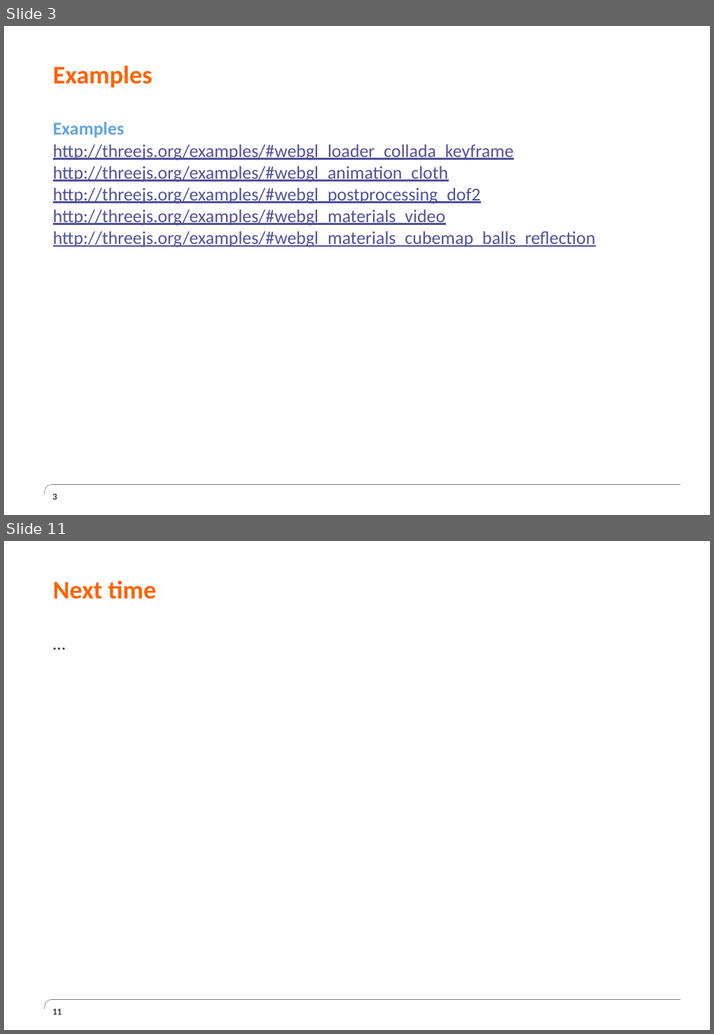
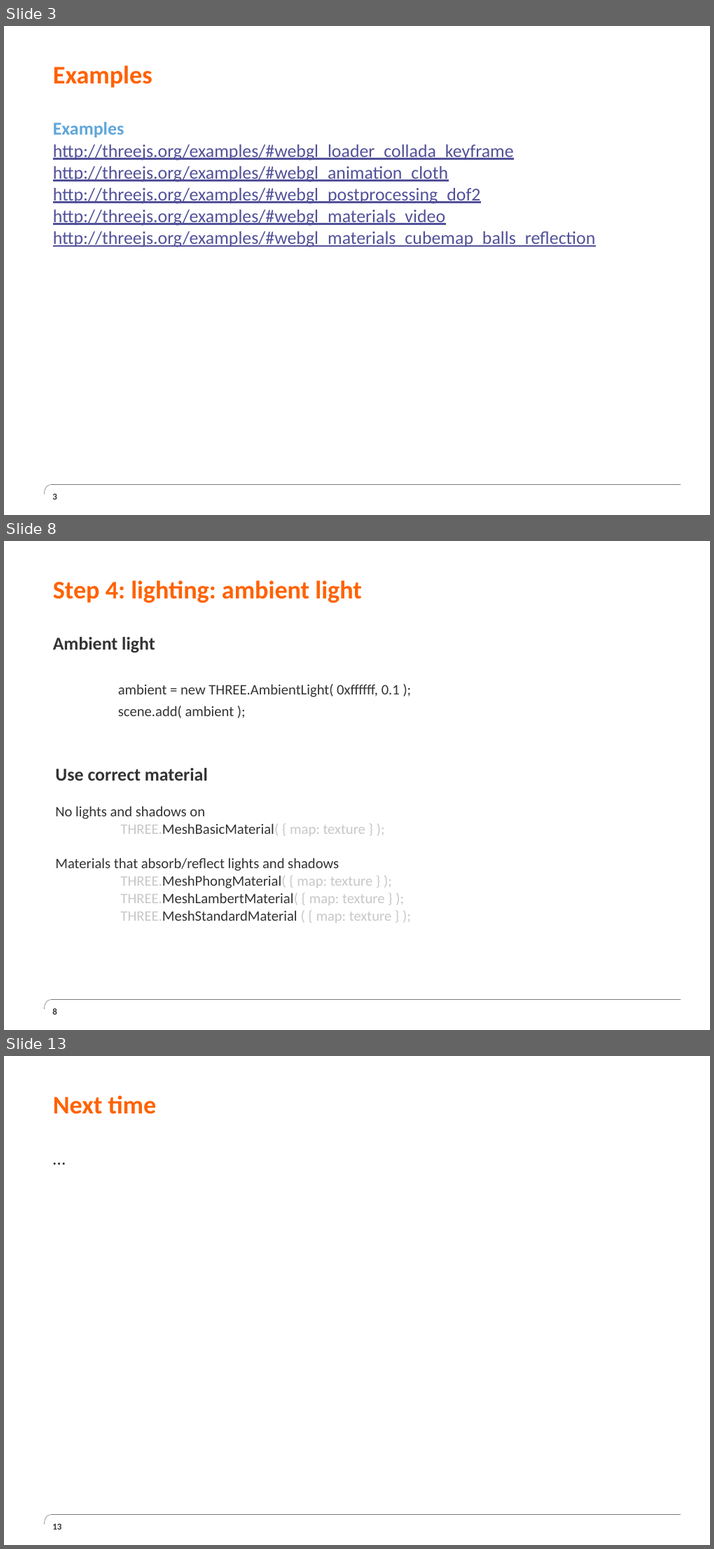
Before and after one commit to JesseBrand/WebGL, a slide deck: ppt/Presentatie Chaptermeeting WebGL 2.pptx. Shown one above the other, each under a label of ours: slides 3 and 11 before the commit, slides 3, 8 and 13 after it; the slides between them are not shown. The pictures are 714x1034 and 714x1549 pixels, drawn with LibreOffice and Linux fonts; fonts in the diff are those of the drawing; background and template pictures are left out. Boxes give left, top, right and bottom in pixels: in the first picture for what was removed or moved away, otherwise in the second. Text is boxed around its words. In the diff, an @@ line names an element or a change of style, - is before the commit and + after.

```diff
--- a/ppt/Presentatie Chaptermeeting WebGL 2.pptx
+++ b/ppt/Presentatie Chaptermeeting WebGL 2.pptx
@@ slide 8 added at box(4, 541, 710, 1030), background #FFFFFF; not listed: 1 template element that a slide beside it also shows @@
@@ title added at box(53, 580, 361, 603), 28 pt, text #FF6200, bold @@
+Step 4: lighting: ambient light
@@ text added at box(53, 637, 400, 718), 16 pt, text #333333 @@
+Ambient light
+ambient = new THREE.AmbientLight( 0xffffff, 0.1 );
+scene.add( ambient );
@@ text added at box(55, 768, 391, 923), 16 pt, text #333333 @@
+Use correct material
+No lights and shadows on
+THREE.MeshBasicMaterial( { map: texture } );
+Materials that absorb/reflect lights and shadows
+THREE.MeshPhongMaterial( { map: texture } );
+THREE.MeshLambertMaterial( { map: texture } );
+THREE.MeshStandardMaterial ( { map: texture } );
@@ page number added at box(52, 1008, 57, 1014), 10 pt, text #333333, bold @@
+8
@@ what was slide 11 is now slide 13 @@
@@ page number at box(52, 1523, 61, 1529): text changed @@
-11
+13
```
Also in this commit, not shown: 7 slides changed, 1 other slide added.
